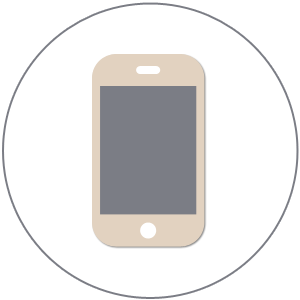
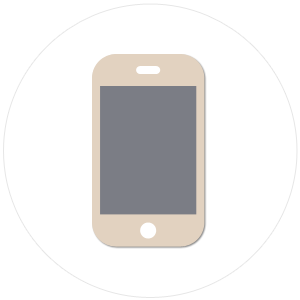
Two versions of the same layered image (300x300). Layer-by-layer changes:
pixels changed over (2, 2, 299, 299) (layer not identified)
